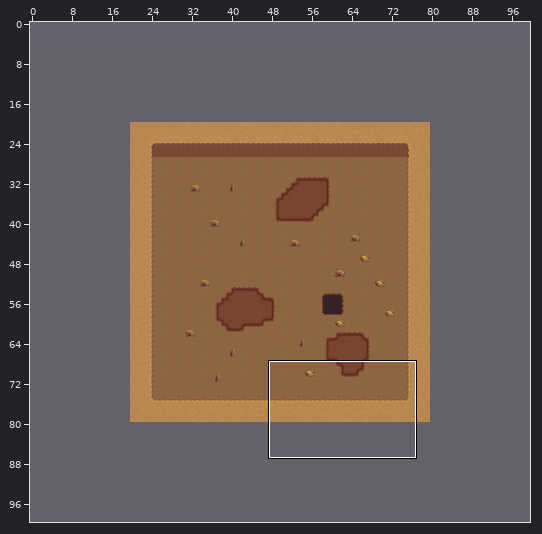
Tiled map: Assets/sprites/myMaps/map2.tmx. Above: a wide view before the commit, with the close-up outlined.
Close-up. Earlier state:
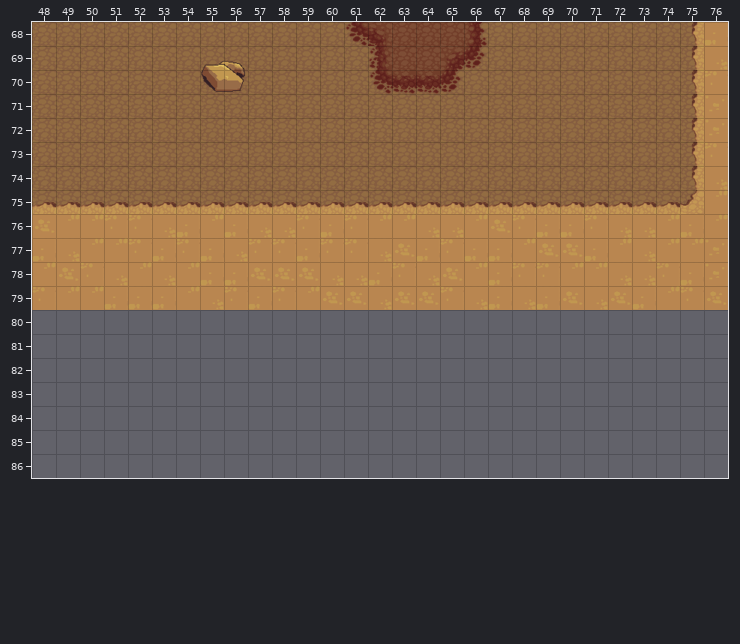
Cells are 64x64 px. Shown: x 48..76, y 68..86. The commit also changed other parts of the map, which this record leaves out.
The same view after the edit:
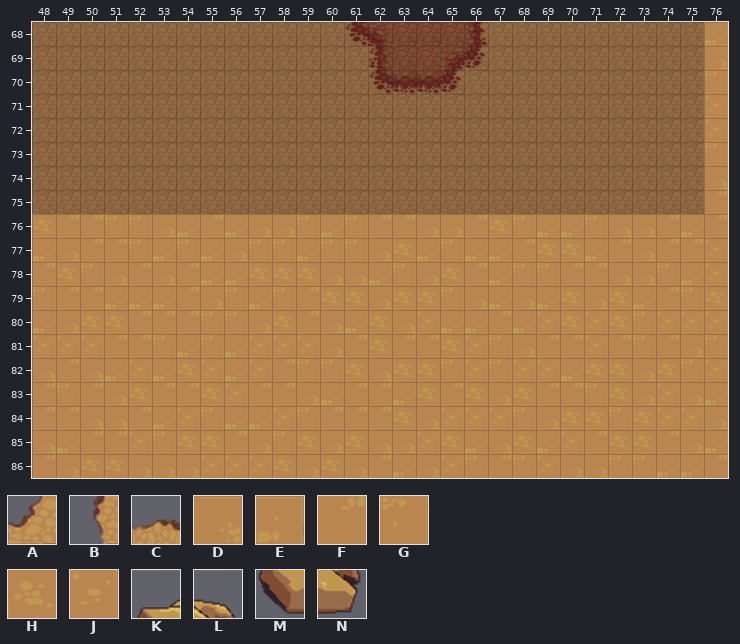
Key: from "terrain": A 158, B 319 turned 180, C 319 turned 270, D 507, E 508, F 539, G 540, H 571, J 572, K 634, L 635, M 666, N 667.
_ is an empty cell.
Objects are placed by their top-left corner, in cells (3,4 is the top-left corner of cell 3,4); size is 1x1 cell unless given.
Changes in this commit:
{"where": "layer \"Outer\""}
{"y":80,"x":48,"old":"_____________________________","new":"EDHHFFFGGDHFDEHDJEEFEJHJHGJJJ"}
{"y":81,"x":48,"old":"_____________________________","new":"JJJFFGEGEJJJDFHFFHJGDFFJFGFDG"}
{"y":82,"x":48,"old":"_____________________________","new":"DFDEJEHJEJFGGHDHHGJGJJEHHDHGJ"}
{"y":83,"x":48,"old":"_____________________________","new":"FGFDHFFHJFFDEFFEHFHDHFFGHDJDE"}
{"y":84,"x":48,"old":"_____________________________","new":"FFDDFEJGEEJGFFFHDJJJGDHHGHJJD"}
{"y":85,"x":48,"old":"_____________________________","new":"DEFFJGHHFDGHDHDDJHEDHEJFHHFDE"}
{"y":86,"x":48,"old":"_____________________________","new":"FDHHDDDJJJHDHDFEDJGFGJDDGGEEF"}
{"where": "layer \"Bounds\" (now hidden)"}
{"y":68,"x":75,"old":"B","new":"_"}
{"y":69,"x":75,"old":"B","new":"_"}
{"y":70,"x":75,"old":"B","new":"_"}
{"y":71,"x":75,"old":"B","new":"_"}
{"y":72,"x":75,"old":"B","new":"_"}
{"y":73,"x":75,"old":"B","new":"_"}
{"y":74,"x":75,"old":"B","new":"_"}
{"y":75,"x":48,"old":"CCCCCCCCCCCCCCCCCCCCCCCCCCCA","new":"____________________________"}
{"where": "layer \"Objects\" (now hidden)"}
{"was": "K at 55,69"}
{"was": "L at 56,69"}
{"was": "M at 55,70"}
{"was": "N at 56,70"}
{"label":"removed","picture_box":[32,22,704,214]}
{"label":"added","picture_box":[32,310,728,478]}
